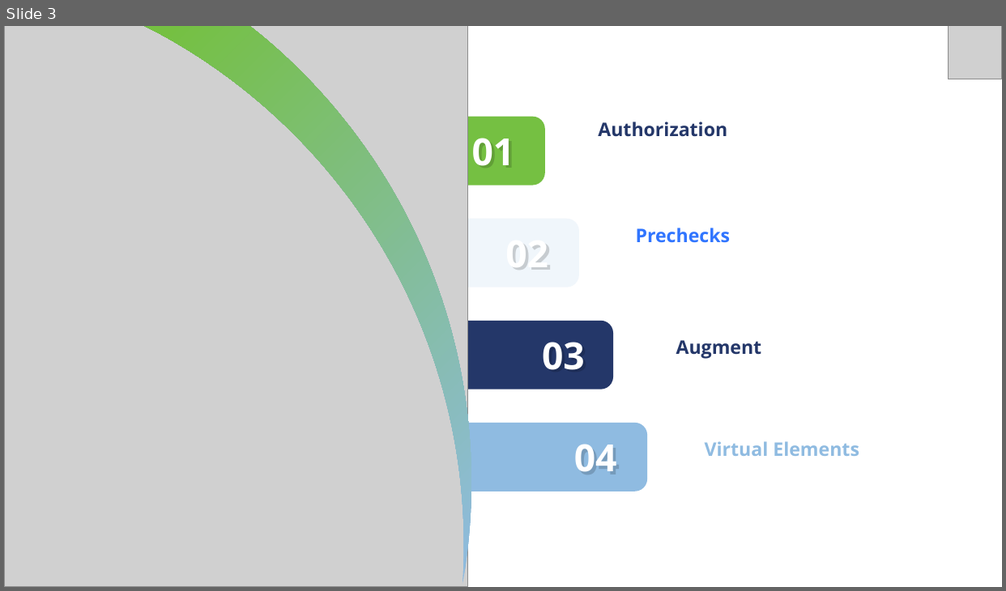
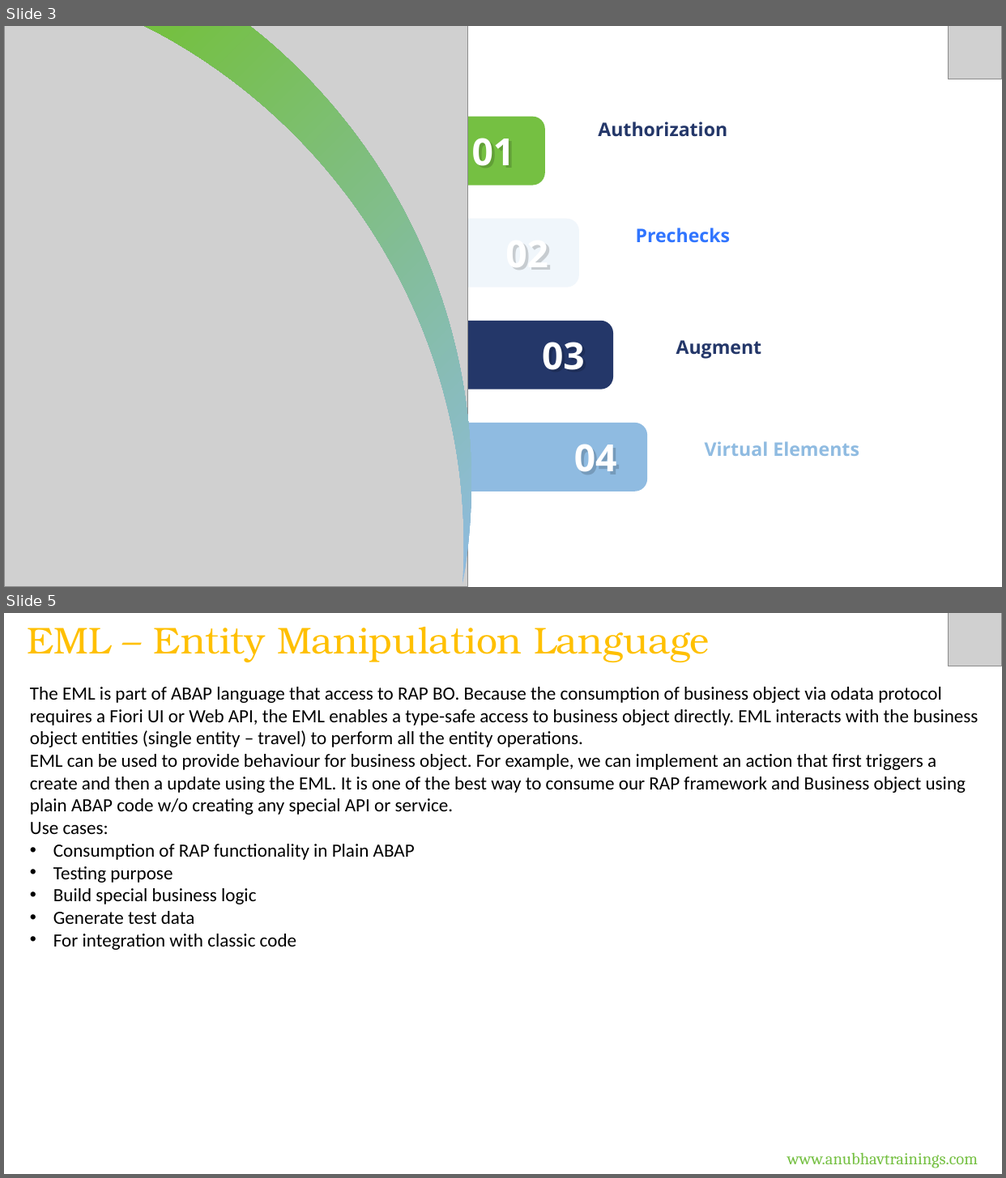
Before and after one commit to soyuztechnologies/CDS_AMDP_RAP_Training_60H, a slide deck: Day 11/DAY-11.pptx. Shown one above the other, each under a label of ours: slide 3 before the commit, slides 3 and 5 after it; the slides between them are not shown. The pictures are 1006x591 and 1006x1178 pixels, drawn with LibreOffice and Linux fonts; fonts in the diff are those of the drawing; grey boxes stand for pictures. Boxes give left, top, right and bottom in pixels: in the first picture for what was removed or moved away, otherwise in the second. Text is boxed around its words. In the diff, an @@ line names an element or a change of style, - is before the commit and + after.

Commit message:
Auto bot updater CDS_AMDP_RAP_Training_60H Course

```diff
--- a/Day 11/DAY-11.pptx
+++ b/Day 11/DAY-11.pptx
@@ slide 5 added at bbox=[4, 613, 1002, 1174], background #FFFFFF @@
@@ text added at bbox=[27, 627, 710, 662], 36 pt, text #FFC000 @@
+EML – Entity Manipulation Language
@@ picture added at bbox=[948, 613, 1002, 666] @@
@@ text added at bbox=[30, 687, 978, 950], 18 pt, text #000000 @@
+The EML is part of ABAP language that access to RAP BO. Because the consumption of business object via odata protocol requires a Fiori UI or Web API, the EML enables a type-safe access to business object directly. EML interacts with the business object entities (single entity – travel) to perform all the entity operations.
+EML can be used to provide behaviour for business object. For example, we can implement an action that first triggers a create and then a update using the EML. It is one of the best way to consume our RAP framework and Business object using plain ABAP code w/o creating any special API or service.
+Use cases:
+• Consumption of RAP functionality in Plain ABAP
+• Testing purpose
+• Build special business logic
+• Generate test data
+• For integration with classic code
@@ text added at bbox=[787, 1153, 978, 1169], 16 pt, text #75C042 @@
+www.anubhavtrainings.com
```
Also in this commit, not shown: 26 other slides added, 17 other files.
